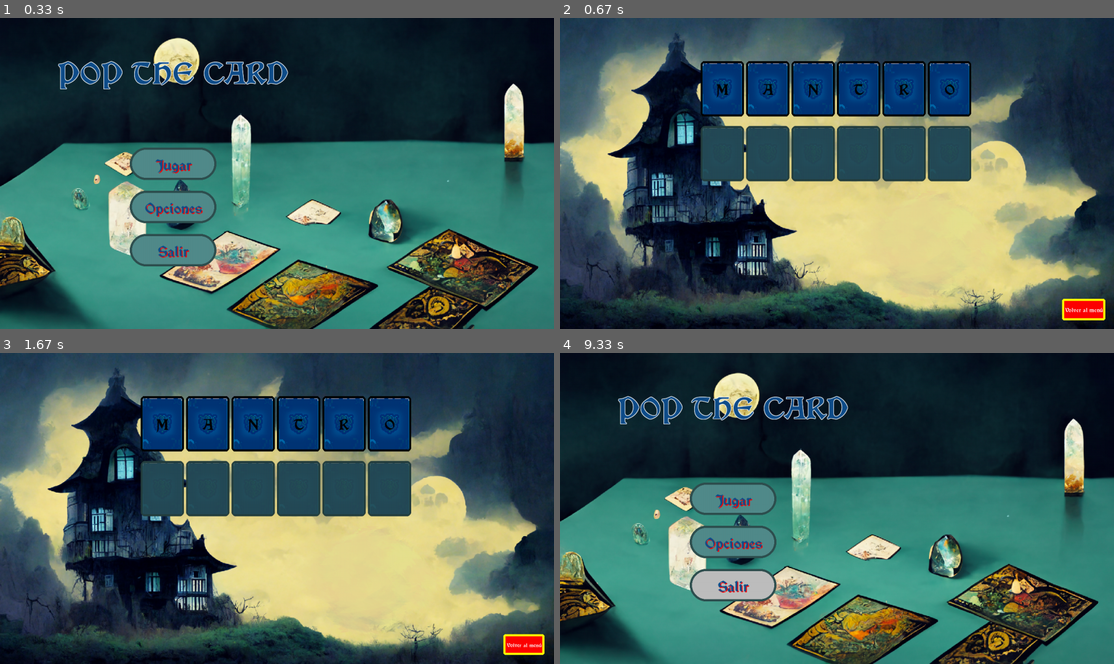
Above: before the commit, frames 1-4 (two rows, left to right).
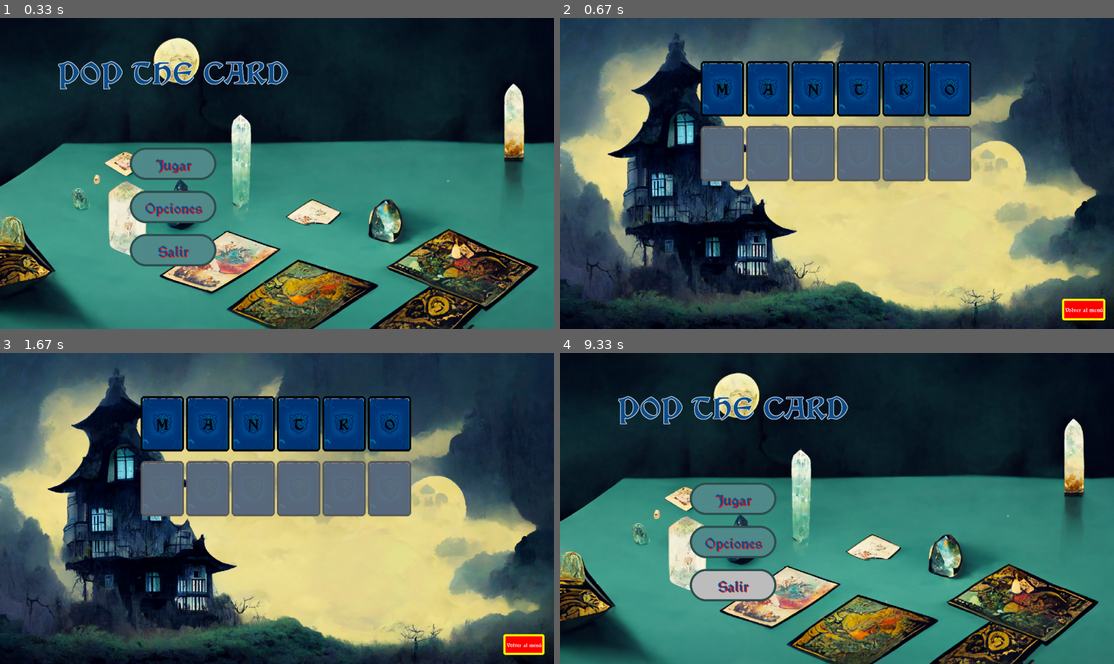
Above: after the commit, the same moments.

Repository: juliancz-a/SP_GRUPO_5_Pygame
Game: pygame game, started from code/class_game.py
Same seed, same stepped clock (60 frames per second), same inputs: the game is played once before the commit and once after it.
Inputs (mouse positions are in pixels of both pictures, inside the frame that each line leads up to):
- Up to frame 1 (0.33 s): no input
- Up to frame 2 (0.67 s): click "Jugar" at 0.38 s
- Up to frame 3 (1.67 s): press the mouse at (160, 424) at 0.7 s; move the mouse to (121, 461) at 0.8 s; release the mouse at (77, 499) at 0.93 s; press the mouse at (520, 645) at 1.53 s; move the mouse to (376, 527) at 1.63 s
- Up to frame 4 (9.33 s): release the mouse at (792, 405) at 1.77 s; click "Volver al menú" at 8.88 s; click (704, 570) at 9.22 s

Frame 1 is identical in both runs. In frame 2, 8.3% of the frame differs, in the area x 25-75%, y 34-53%; in frame 3, 8.3%; in frame 4, nothing differs.

Commit message:
letras seleccionadas

Diff:
--- a/code/class_box.py
+++ b/code/class_box.py
@@ -31,6 +31,8 @@
         self.sound = press_sound
         #imagen
         self.image = image
+        #letra de la carta
+        self.letter = None
 
     def resize(self, new_window_size):
         # Calcular nueva pos y nuevo tamaño según la división entre la pantalla nueva y la vieja
@@ -156,5 +158,9 @@
                 image = image.convert_alpha()
                 image.set_alpha(transparency)
 
-                rect = pygame.draw.rect(surface, (47,79,79,50), self.rectangulo, border_radius=10)
+                rect = pygame.draw.rect(surface, (128,128,128,50), self.rectangulo, border_radius=10)
+
             surface.blit(image, self.rectangulo)
+
+    def assign_letter(self, letter:str):
+        self.letter = letter
--- a/code/class_play.py
+++ b/code/class_play.py
@@ -37,6 +37,8 @@
         card_list = set_cards(self.original_wh, self.cards, 100)
         empty_card_list = set_cards(self.original_wh, self.cards, 250)
 
+        letras_seleccionadas = []
+
         self.menu_button.resize((self.surface.get_size()))
 
         cards_resize((self.surface.get_size()), card_list)
@@ -60,13 +62,14 @@
                     cards_resize(event.size, card_list)
 
                 menu = self.menu_button.interaction(event)
-                set_cards_interaction(event, card_list)
-
+                set_cards_interaction(event, card_list, letras_seleccionadas)
+            if len(letras_seleccionadas) > 0 :
+                print(letras_seleccionadas)
             self.surface.fill("black")
             self.surface.blit(background, (0,0))
 
             draw_cards(self.surface, card_list, letras)
-            draw_empty_cards(self.surface, empty_card_list)
+            draw_empty_cards(self.surface, empty_card_list, letras_seleccionadas)
 
             self.menu_button.draw_box(self.surface, border_radius=5, border=True, border_width=5)
             self.menu_button.draw_text(self.surface, "Volver al menú", "white", FUENTE_1, 40)
@@ -103,13 +106,20 @@
         card_list[i].draw_image(surface)
         card_list[i].draw_text(surface, letras[i], "black", FUENTE_1, 100)
 
-def draw_empty_cards(surface:pygame.Surface, card_list:list[Box]):
+        card_list[i].assign_letter(letras[i])
+
+def draw_empty_cards(surface:pygame.Surface, card_list:list[Box], letras = None):
     for i in range (len(card_list)):
-        card_list[i].draw_image(surface, transparency=50)
+        card_list[i].draw_image(surface, transparency=75)
 
-def set_cards_interaction(event, card_list):
+        # if letras != None:
+        #     card_list[i].draw_text(surface, letras[i], "black", FUENTE_1, 100)
+def set_cards_interaction(event, card_list:list[Box], selected_letters):
     for card in card_list:
-        card.interaction(event)
+        action = card.interaction(event)
+        if action:
+            selected_letters.append(card.letter)
+
 
 def cards_resize(event, card_list:list[Box]):
     for card in card_list:
